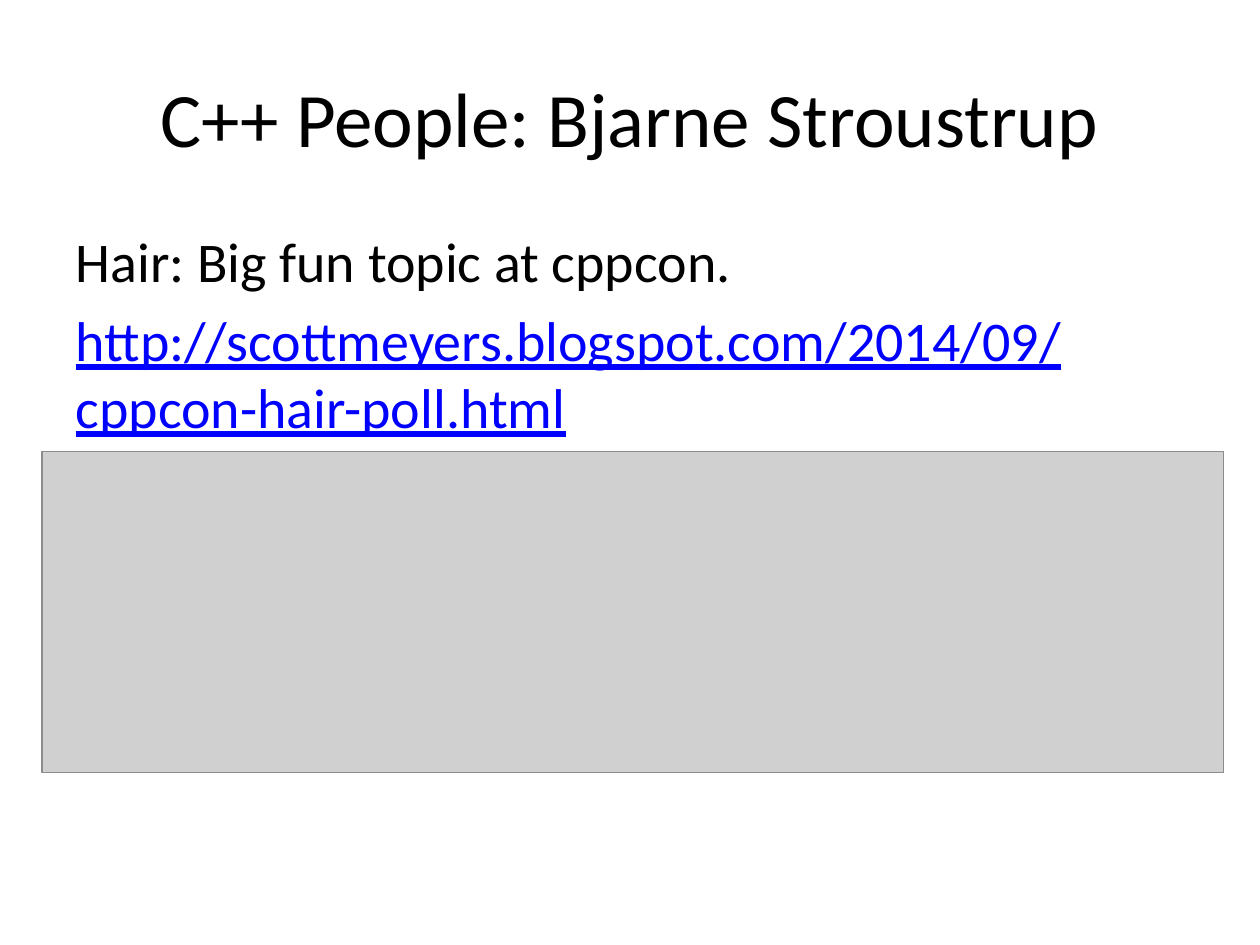
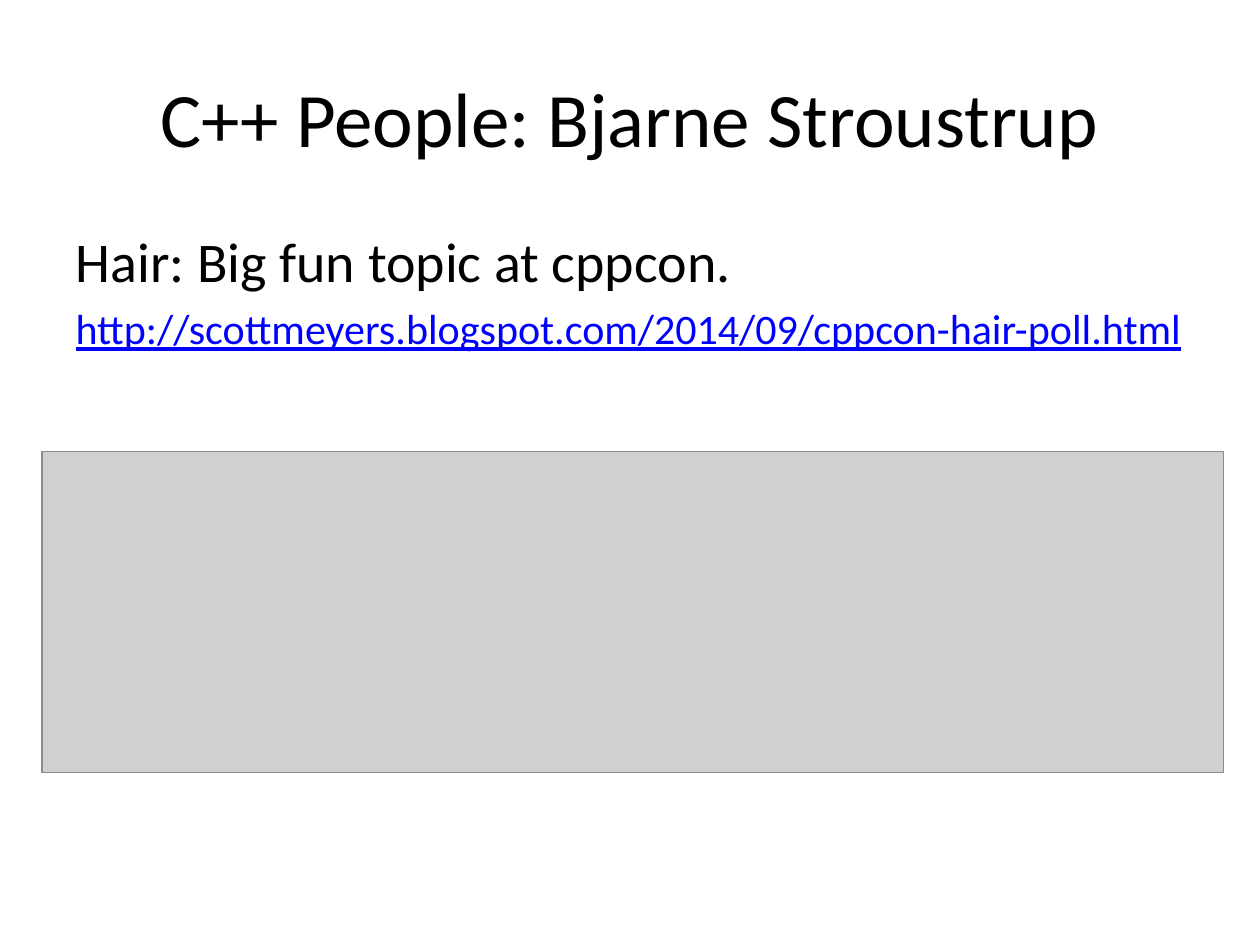
Before and after one commit to fellmad/FunWithCpp11, a slide deck: slide 8 of doc/Fun_with_C++11.pptx. Drawn at 1260x945 pixels with LibreOffice and Linux fonts; fonts in the diff are those of the drawing; grey boxes stand for pictures. Boxes give left, top, right and bottom in pixels: in the first picture for what was removed or moved away, otherwise in the second. Text is boxed around its words. In the diff, an @@ line names an element or a change of style, - is before the commit and + after.

```diff
--- a/doc/Fun_with_C++11.pptx
+++ b/doc/Fun_with_C++11.pptx
@@ text at <box>76,314,1181,352</box>: size 32 to 24 pt in "http://scottmeyers.blogspot.com/2014/09/cppcon-hair-poll.htm ..."; less space between paragraphs @@
```
Also in this commit, not shown: 1 other slide changed.
